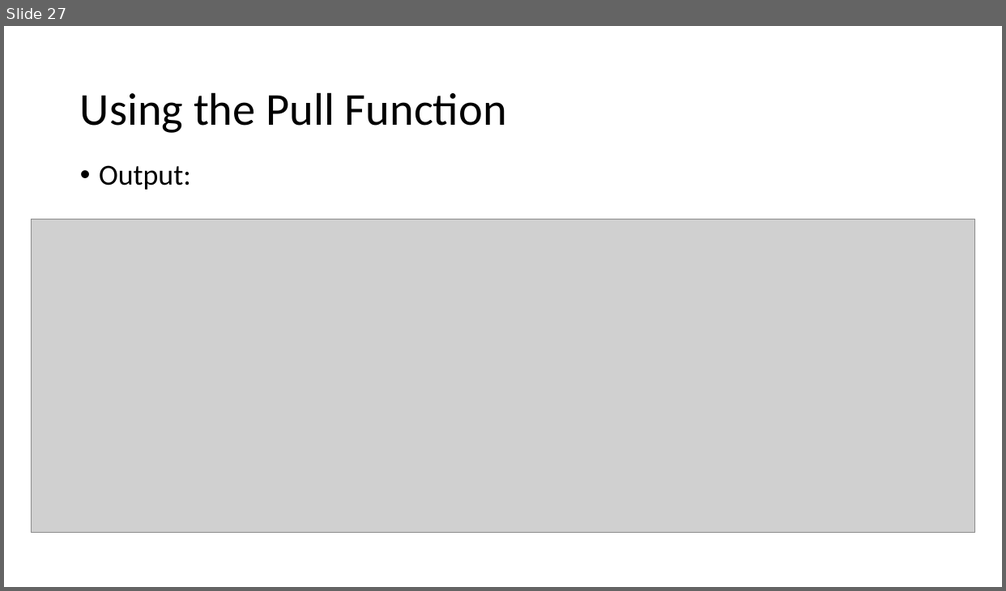
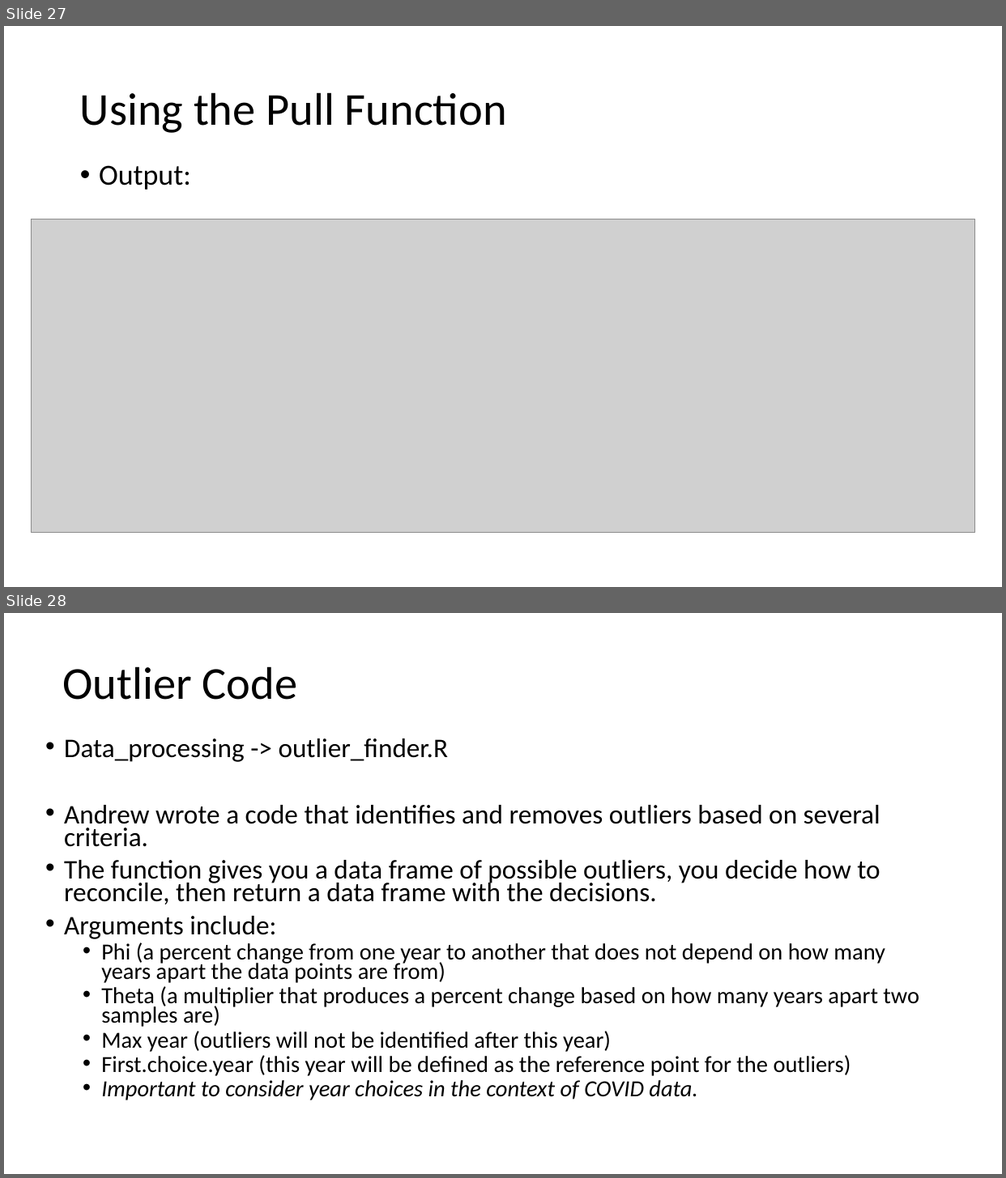
Before and after one commit to tfojo1/jheem_analyses, a slide deck: documentation/Data Manager/Data Manager Overview.pptx. Shown one above the other, each under a label of ours: slide 27 before the commit, slides 27 and 28 after it. The pictures are 1006x591 and 1006x1178 pixels, drawn with LibreOffice and Linux fonts; fonts in the diff are those of the drawing; grey boxes stand for pictures. Boxes give left, top, right and bottom in pixels: in the first picture for what was removed or moved away, otherwise in the second. Text is boxed around its words. In the diff, an @@ line names an element or a change of style, - is before the commit and + after.

```diff
--- a/documentation/Data Manager/Data Manager Overview.pptx
+++ b/documentation/Data Manager/Data Manager Overview.pptx
@@ slide 28 added at (4, 613, 1002, 1174), background #FFFFFF @@
@@ title added at (62, 666, 298, 700), 44 pt, text #000000 @@
+Outlier Code
@@ text added at (64, 739, 919, 1101), 22.2 pt, text #000000 @@
+• Data_processing -> outlier_finder.R
+• Andrew wrote a code that identifies and removes outliers based on several criteria.
+• The function gives you a data frame of possible outliers, you decide how to reconcile, then return a data frame with the decisions.
+• Arguments include:
+  • Phi (a percent change from one year to another that does not depend on how many years apart the data points are from)
+  • Theta (a multiplier that produces a percent change based on how many years apart two samples are)
+  • Max year (outliers will not be identified after this year)
+  • First.choice.year (this year will be defined as the reference point for the outliers)
+  • Important to consider year choices in the context of COVID data.
```
Also in this commit, not shown: 1 slide changed, 2 other slides added, 1 slide removed, 3 other files.
